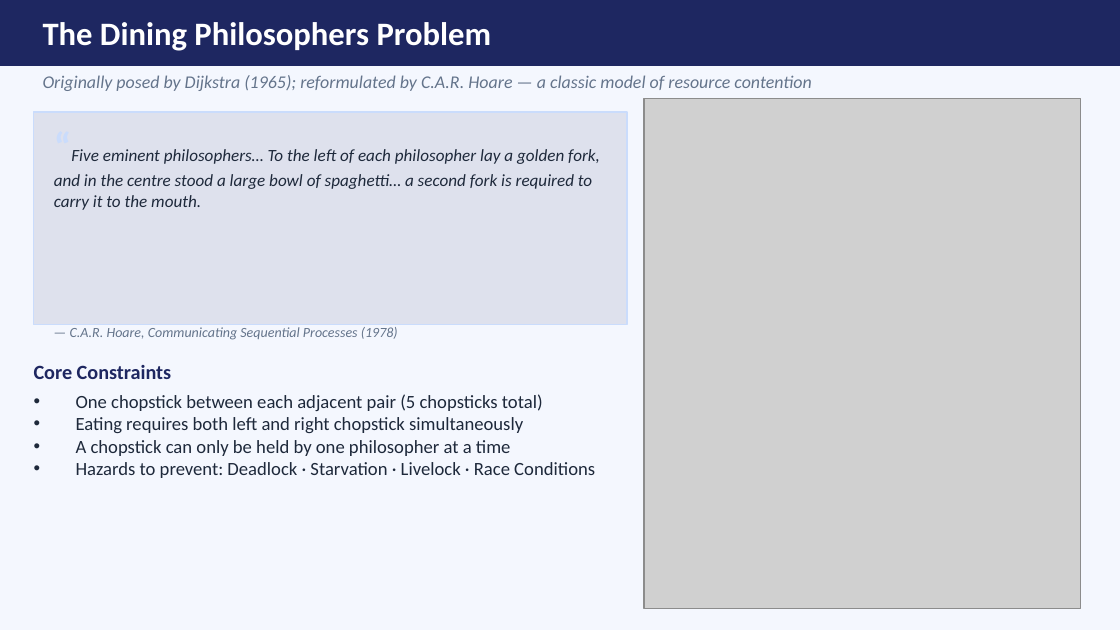
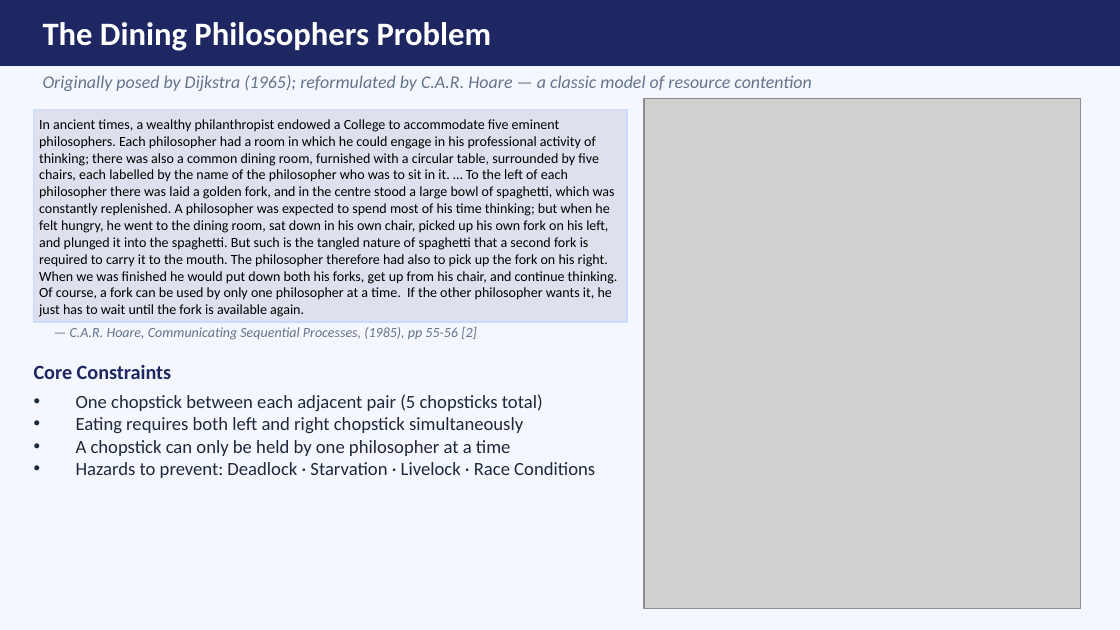
Before and after one commit to vincemarinelli/cpsc543_dining_philosophers_problem, a slide deck: slide 2 of JavaDPP/docs/DiningPhilosophers.pptx. Drawn at 1120x630 pixels with LibreOffice and Linux fonts; fonts in the diff are those of the drawing; grey boxes stand for pictures. Boxes give left, top, right and bottom in pixels: in the first picture for what was removed or moved away, otherwise in the second. Text is boxed around its words. In the diff, an @@ line names an element or a change of style, - is before the commit and + after.

```diff
--- a/JavaDPP/docs/DiningPhilosophers.pptx
+++ b/JavaDPP/docs/DiningPhilosophers.pptx
@@ text at bbox=[39, 119, 618, 317]: text changed; size 11 to 9 pt; text colour #1E293B to #000000; italic off @@
-“Five eminent philosophers… To the left of each philosopher lay a golden fork, and in the centre stood a large bowl of spaghetti… a second fork is required to carry it to the mouth.
+In ancient times, a wealthy philanthropist endowed a College to accommodate five eminent philosophers. Each philosopher had a room in which he could engage in his professional activity of thinking; there was also a common dining room, furnished with a circular table, surrounded by five chairs, each labelled by the name of the philosopher who was to sit in it. … To the left of each philosopher there was laid a golden fork, and in the centre stood a large bowl of spaghetti, which was constantly replenished. A philosopher was expected to spend most of his time thinking; but when he felt hungry, he went to the dining room, sat down in his own chair, picked up his own fork on his left, and plunged it into the spaghetti. But such is the tangled nature of spaghetti that a second fork is required to carry it to the mouth. The philosopher therefore had also to pick up the fork on his right. When we was finished he would put down both his forks, get up from his chair, and continue thinking. Of course, a fork can be used by only one philosopher at a time. If the other philosopher wants it, he just has to wait until the fork is available again.
@@ text at bbox=[70, 327, 477, 340]: text changed @@
-— C.A.R. Hoare, Communicating Sequential Processes (1978)
+— C.A.R. Hoare, Communicating Sequential Processes, (1985), pp 55-56 [2]
```
Also in this commit, not shown: 1 other slide changed, 1 slide added, 6 other files.
